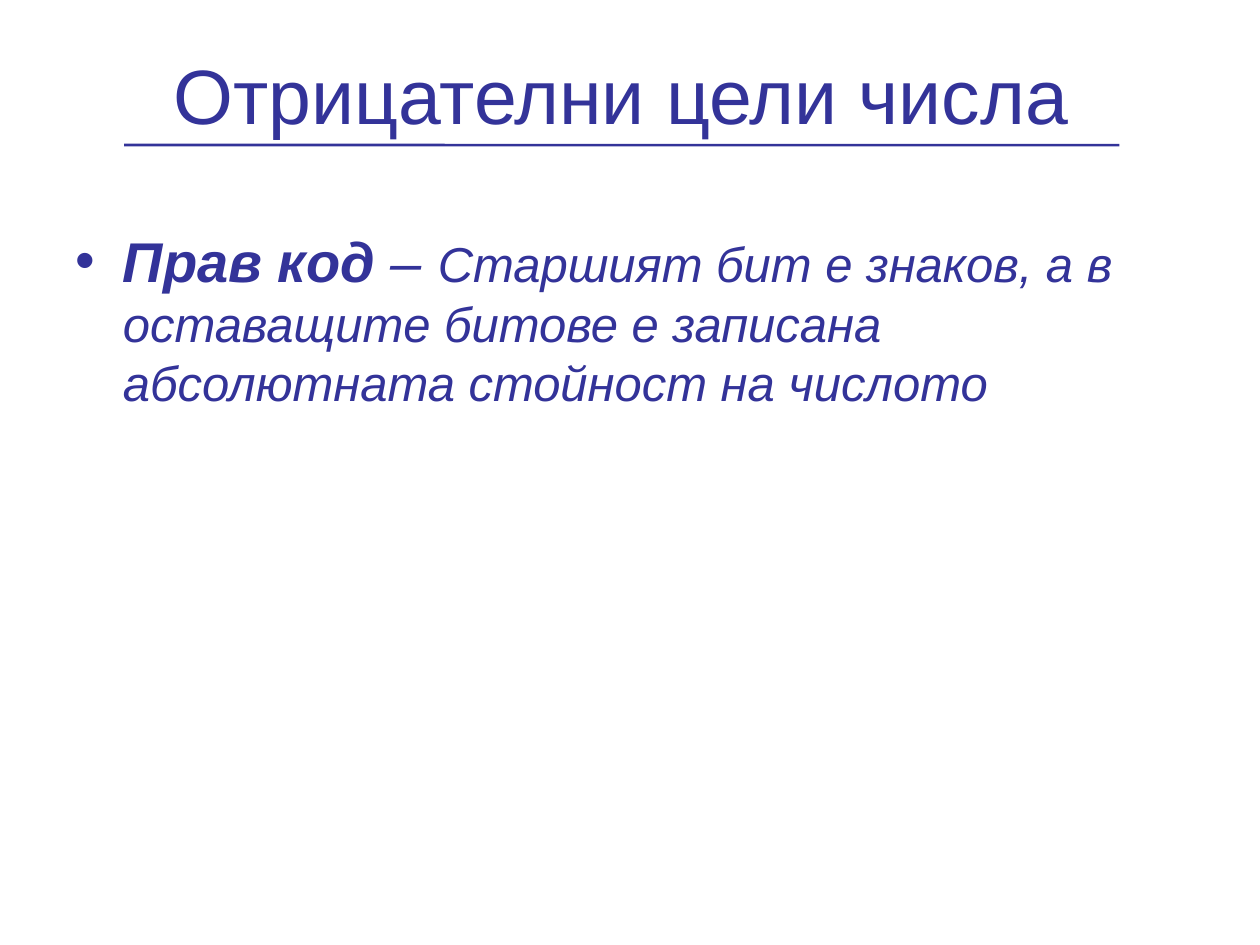
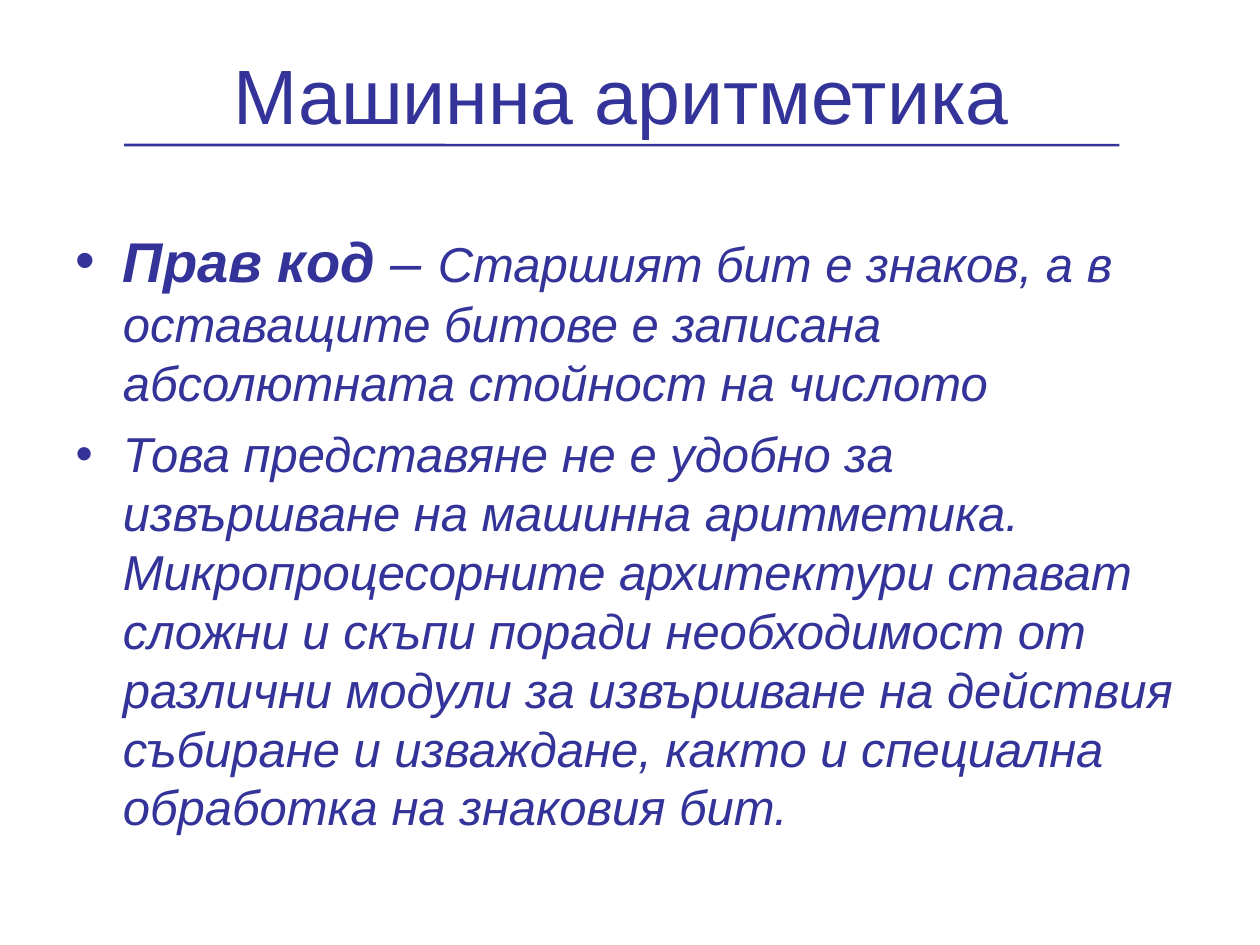
Before and after one commit to vpeevski/academy, a slide deck: slide 10 of Presentations/NumericalSystems/PredstavqneNaChislata.ppt (slide 6 before the commit). Drawn at 1260x945 pixels with LibreOffice and Linux fonts; fonts in the diff are those of the drawing; background and template pictures are left out. Boxes give left, top, right and bottom in pixels: in the first picture for what was removed or moved away, otherwise in the second. Text is boxed around its words. In the diff, an @@ line names an element or a change of style, - is before the commit and + after.

```diff
--- a/Presentations/NumericalSystems/PredstavqneNaChislata.ppt
+++ b/Presentations/NumericalSystems/PredstavqneNaChislata.ppt
@@ title at box(233, 71, 1008, 139): text changed @@
-Отрицателни цели числа
+Машинна аритметика
@@ text at box(123, 436, 1173, 835): paragraph added @@
+• Това представяне не е удобно за извършване на машинна аритметика. Микропроцесорните архитектури стават сложни и скъпи поради необходимост от различни модули за извършване на действия събиране и изваждане, както и специална обработка на знаковия бит.
```
Also in this commit, not shown: 4 other slides changed, 4 slides added, 10 slides removed.
